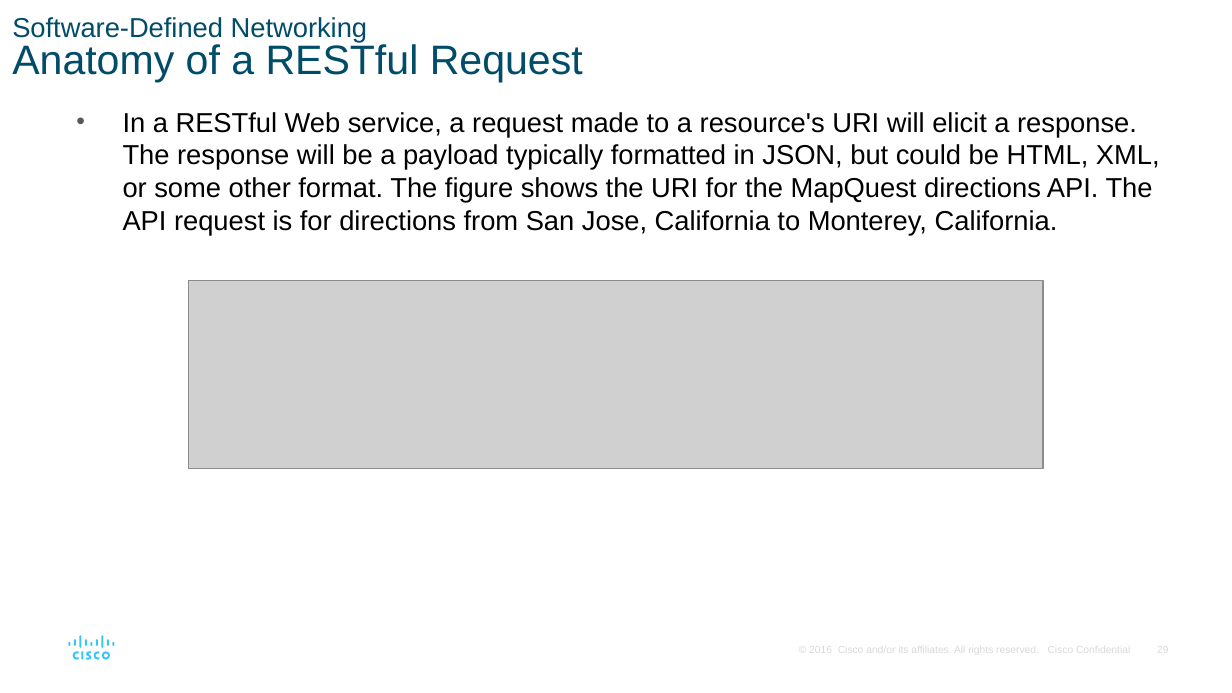
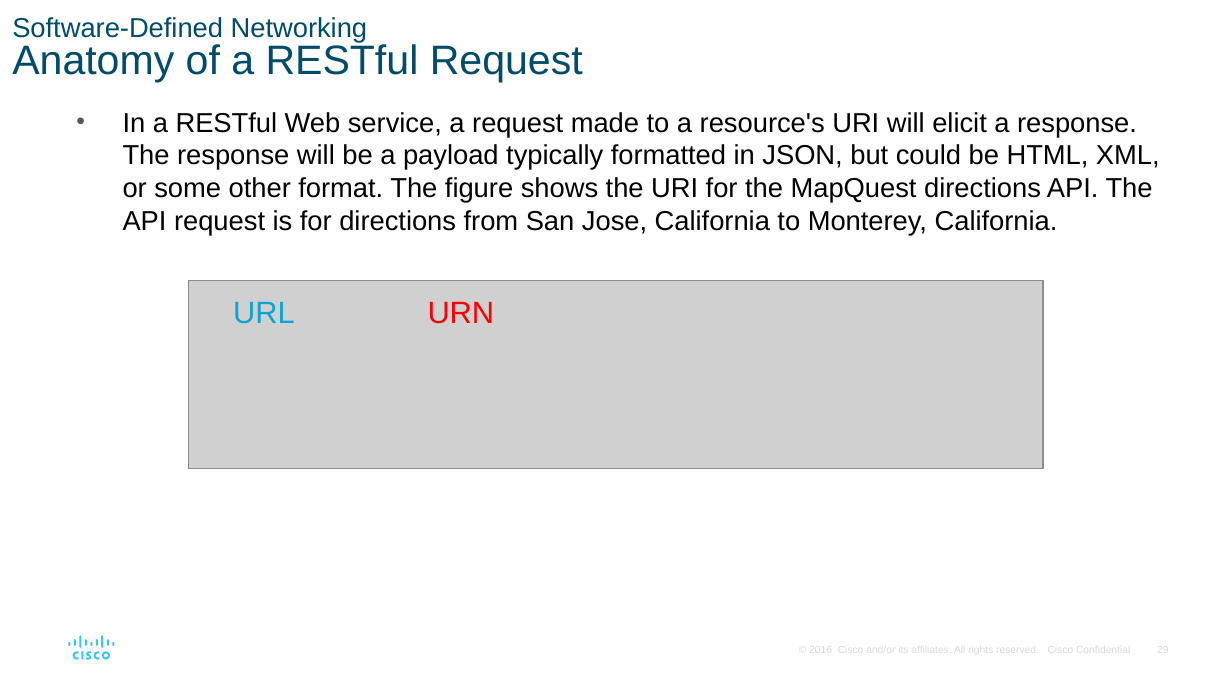
Before and after one commit to jb23lm87/CCNA-V7, a slide deck: slide 29 of ENSA_Module_14.pptx. Drawn at 1232x693 pixels with LibreOffice and Linux fonts; fonts in the diff are those of the drawing; grey boxes stand for pictures. Boxes give left, top, right and bottom in pixels: in the first picture for what was removed or moved away, otherwise in the second. Text is boxed around its words. In the diff, an @@ line names an element or a change of style, - is before the commit and + after.

```diff
--- a/ENSA_Module_14.pptx
+++ b/ENSA_Module_14.pptx
@@ text added at box(233, 302, 295, 324), 18 pt, text #0CA4D5 @@
+URL
@@ text added at box(428, 302, 495, 324), 18 pt, text #FF0000 @@
+URN
```
Also in this commit, not shown: 46 other slides changed, 4 slides added, 4 slides removed.
